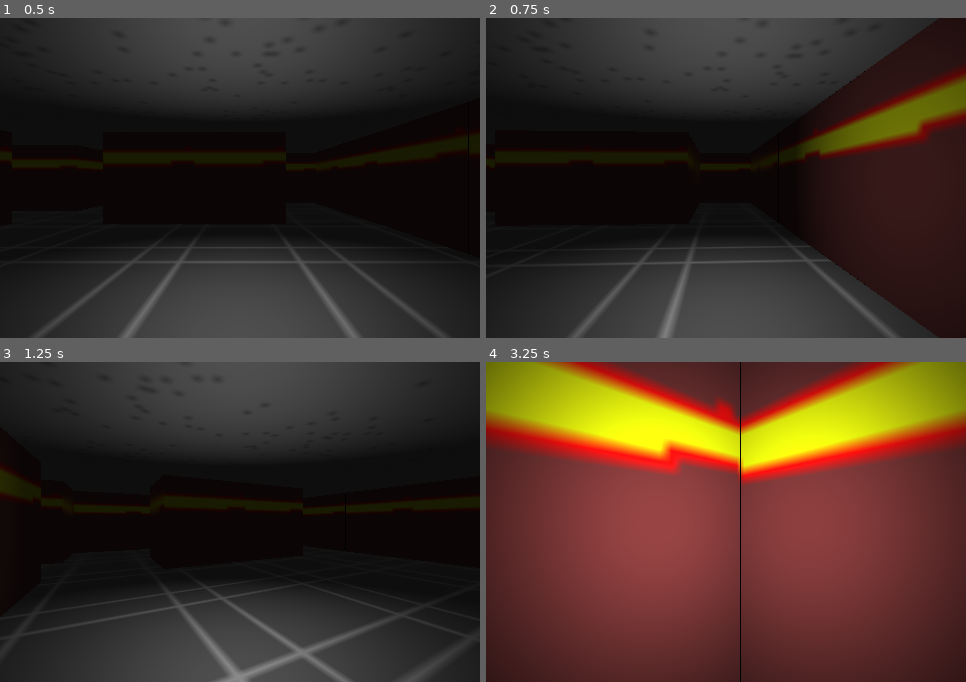
Above: before the commit, frames 1-4 (two rows, left to right).
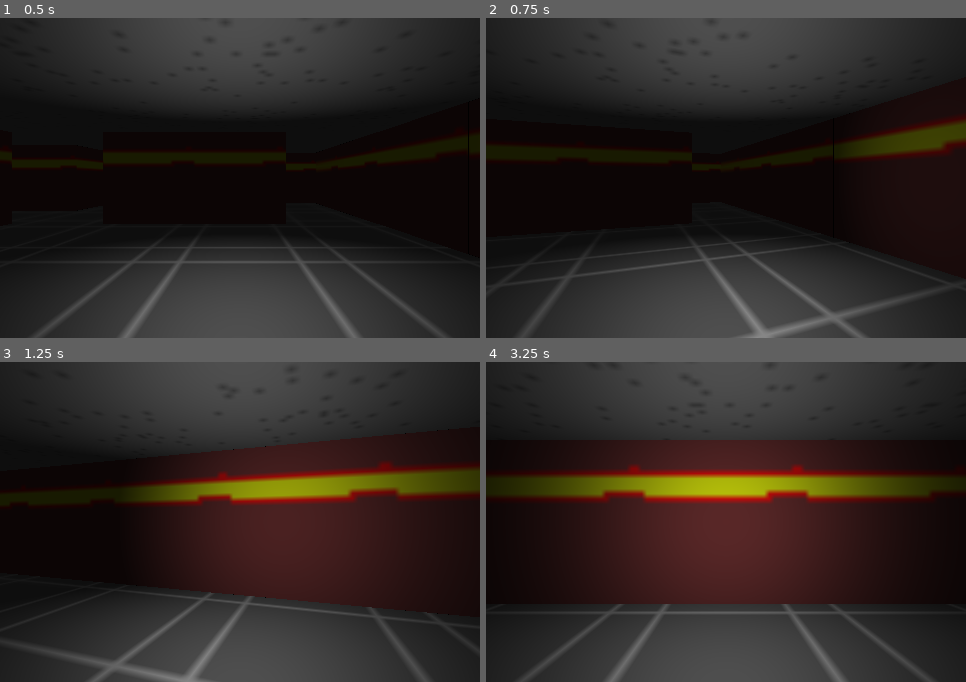
Above: after the commit, the same moments.

Repository: xdefrag/mindworm
Game: Godot game, scene res://dungeon.tscn
The game is run twice, just before and just after one commit, with the same random seed, the same clock (stepped at 60 frames per second) and the same inputs.
Inputs:
- Up to frame 1 (0.5 s): no input
- Up to frame 2 (0.75 s): tap Enter at 0.5 s; hold D (turn_right, bound only after the commit) from 0.53 s (still down); hold Q from 0.53 s (still down)
- Up to frame 3 (1.25 s): keep holding D (turn_right, bound only after the commit); keep holding Q; tap E at 0.8 s
- Up to frame 4 (3.25 s): release D (turn_right, bound only after the commit) at 1.28 s; release Q at 1.28 s; hold S (move_back, bound only after the commit) 1.28-2.03 s; tap E at 1.35, 2.3, 2.85 s; tap Q at 1.55, 3.05 s; hold D (turn_right, bound only after the commit) 2.03-2.78 s; hold Q 2.03-2.78 s; hold W (move_forward, bound only after the commit) from 2.78 s (still down)

Frame 1 is identical in both runs. In frame 2, 14% of the frame differs, in the area x 0-100%, y 7-100%; in frame 3, 27%; in frame 4, 99%, in the area x 0-100%, y 0-100%.

Commit message:
Refactor movement

Diff:
--- a/movement.gd
+++ b/movement.gd
@@ -1,53 +1,59 @@
 extends Camera
 
-onready var map2 = preload("res://map.gd").new()
-var dir = {
-	"N": [ Vector3(0, 0, -1), Vector3(0, 0, 1), Vector3(-1, 0, 0), Vector3(1, 0, 0) ],
-	"S": [ Vector3(0, 0, 1), Vector3(0, 0, -1), Vector3(1, 0, 0), Vector3(-1, 0, 0) ],
-	"W": [ Vector3(-1, 0, 0), Vector3(1, 0, 0), Vector3(0, 0, 1), Vector3(0, 0, -1) ],
-	"E": [ Vector3(1, 0, 0), Vector3(-1, 0, 0), Vector3(0, 0, -1), Vector3(0, 0, 1) ]}
-var direct = ["N", "S", "W", "E"]
-var move = "stop"
-var step = 0
-var pos = Vector3(5, 1, 5)
-var rotL = 0
-var rot = 0
-var id = {87:0, 83:1, 65:2, 68:3}
+enum {
+	STOP,
+	MOVING
+}
 
-func step_mov(key):
-	if(Input.is_key_pressed(key)
-	and map2.Map1[round(pos.z+dir[direct[0]][id[key]].z)][round(pos.x+dir[direct[0]][id[key]].x)] < 1
-	and move == "stop") or move == direct[id[key]]:
-		move = direct[id[key]]
-		step += 1
-		pos += 0.1*dir[direct[0]][id[key]]
-		if step == 10:
-			move = "stop"
-			step = 0
-			pos = Vector3(round(pos.x), 1, round(pos.z))
-		self.set_translation(Vector3(pos.x*2+1, 1, pos.z*2+1))
+var state: int = STOP
 
-func rot():
-	if (Input.is_key_pressed(KEY_Q)) and step == 0 and rot == 0 or rotL != 0:
-		if rotL == 0:
-			direct.push_back(direct[0])
-			direct.pop_front()
-		rotL += 1; if rotL == 100: rotL = 0
-		self.rotate(Vector3(0, 1, 0), -0.0157)
-	if (Input.is_key_pressed(KEY_E)) and step == 0 and rotL == 0 or rot != 0:
-		if rot == 0:
-			direct.push_front(direct[3])
-			direct.pop_back()
-		rot += 1; if rot == 100: rot = 0
-		self.rotate(Vector3(0, 1, 0), 0.0157)
+const step: int = 50 # increase for faster rotation
+
+var start_position: Vector3 = Vector3(11, 1, 11) # where it come from??
+
+var current_rotation: float = 0
+var current_rotation_step: float = 0
+
+var current_translate: float = 0
+var current_translate_step: float = 0
 
 func _ready():
-	self.set_translation(Vector3(pos.x*2+1, 1, pos.x*2+1))
+	self.set_translation(start_position)
 	set_process(true)
 
-func _process(delta):
-	step_mov(KEY_W)
-	step_mov(KEY_A)
-	step_mov(KEY_S)
-	step_mov(KEY_D)
-	rot()
+func _process(delta: float): match state:
+	STOP:
+		if Input.is_action_pressed("turn_left"):
+			current_rotation = PI / 2
+		elif Input.is_action_pressed("turn_right"):
+			current_rotation = - PI / 2
+		elif Input.is_action_pressed("move_forward"):
+			current_translate = -2
+		elif Input.is_action_pressed("move_back"):
+			current_translate = 2
+
+		if current_rotation != 0 or current_translate != 0:
+			state = MOVING
+	MOVING:
+		if current_rotation != 0 and current_rotation_step == 0:
+			current_rotation_step = current_rotation / step
+
+		if current_rotation > 0 and current_rotation_step > 0 or current_rotation < 0 and current_rotation_step < 0:
+			rotate_object_local(Vector3(0, 1, 0), current_rotation_step)
+			current_rotation -= current_rotation_step
+		else:
+			current_rotation = 0
+			current_rotation_step = 0
+
+		if current_translate != 0 and current_translate_step == 0:
+			current_translate_step = current_translate / step
+
+		if current_translate > 0 and current_translate_step > 0 or current_translate < 0 and current_translate_step < 0:
+			translate_object_local(Vector3(0, 0, current_translate_step))
+			current_translate -= current_translate_step
+		else:
+			current_translate = 0
+			current_translate_step = 0
+
+		if current_rotation == 0 and current_translate == 0:
+			state = STOP
--- a/project.godot
+++ b/project.godot
@@ -24,6 +24,34 @@
 window/size/width=480
 window/size/height=320
 
+[input]
+
+ui_end={
+"deadzone": 0.5,
+"events": [ Object(InputEventKey,"resource_local_to_scene":false,"resource_name":"","device":0,"alt":false,"shift":false,"control":false,"meta":false,"command":false,"pressed":false,"scancode":16777230,"unicode":0,"echo":false,"script":null)
+ ]
+}
+move_forward={
+"deadzone": 0.5,
+"events": [ Object(InputEventKey,"resource_local_to_scene":false,"resource_name":"","device":0,"alt":false,"shift":false,"control":false,"meta":false,"command":false,"pressed":false,"scancode":87,"unicode":0,"echo":false,"script":null)
+ ]
+}
+move_back={
+"deadzone": 0.5,
+"events": [ Object(InputEventKey,"resource_local_to_scene":false,"resource_name":"","device":0,"alt":false,"shift":false,"control":false,"meta":false,"command":false,"pressed":false,"scancode":83,"unicode":0,"echo":false,"script":null)
+ ]
+}
+turn_left={
+"deadzone": 0.5,
+"events": [ Object(InputEventKey,"resource_local_to_scene":false,"resource_name":"","device":0,"alt":false,"shift":false,"control":false,"meta":false,"command":false,"pressed":false,"scancode":65,"unicode":0,"echo":false,"script":null)
+ ]
+}
+turn_right={
+"deadzone": 0.5,
+"events": [ Object(InputEventKey,"resource_local_to_scene":false,"resource_name":"","device":0,"alt":false,"shift":false,"control":false,"meta":false,"command":false,"pressed":false,"scancode":68,"unicode":0,"echo":false,"script":null)
+ ]
+}
+
 [rendering]
 
 quality/driver/driver_name="GLES2"
